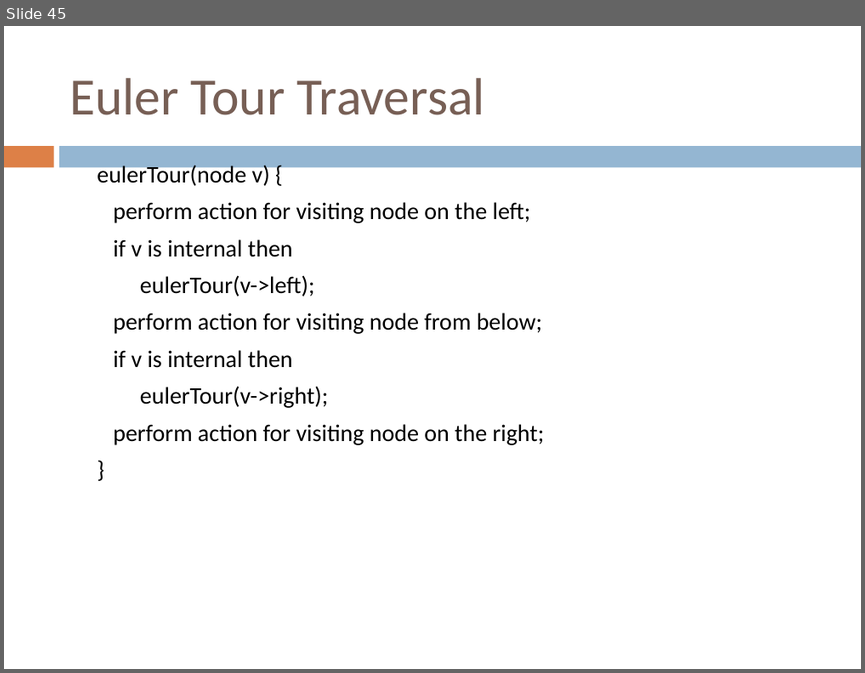
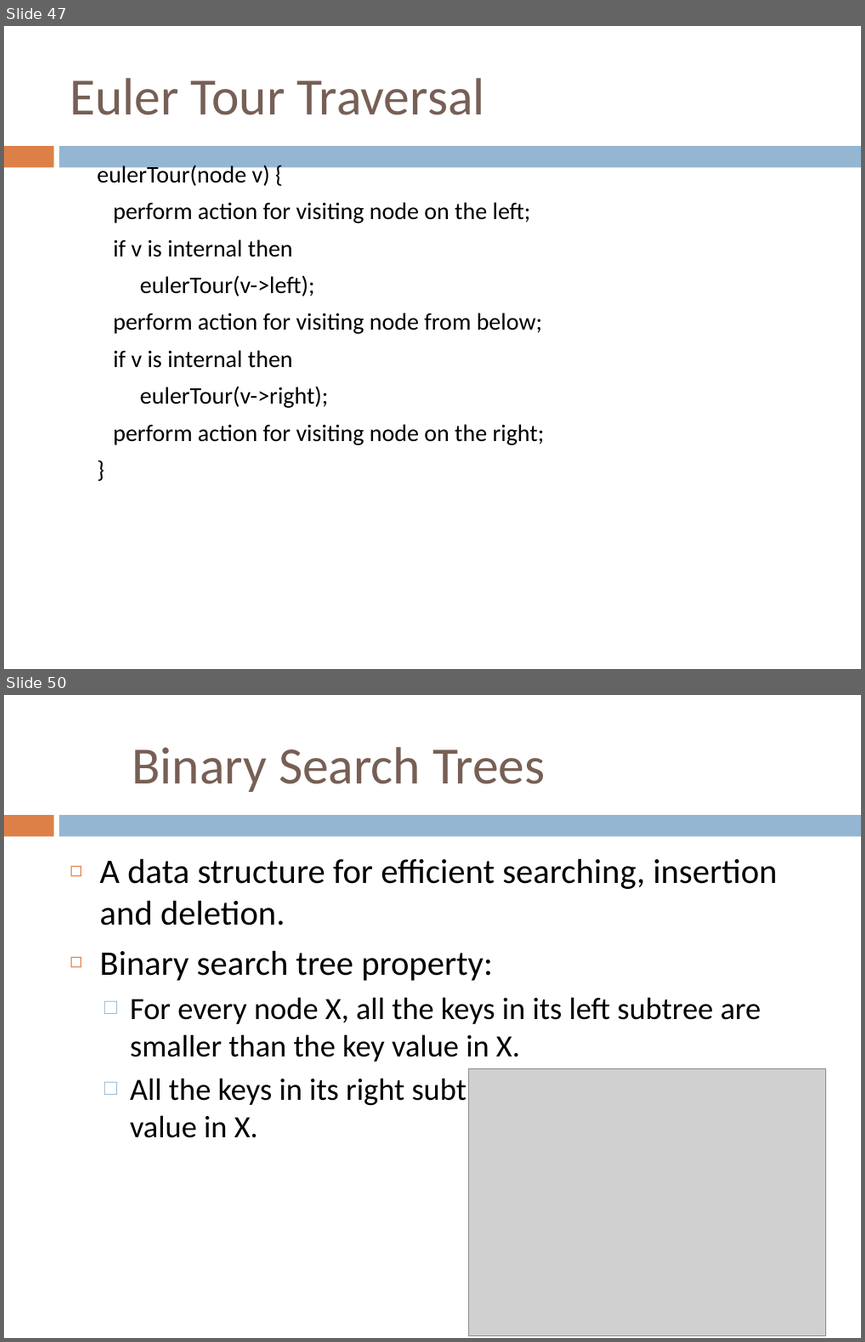
Before and after one commit to sundyCoder/CSK, a slide deck: 3@CSDS/PPT/4@tree.pptx. Shown one above the other, each under a label of ours: slide 45 before the commit, slides 47 and 50 after it; the slides between them are not shown. The pictures are 865x673 and 865x1342 pixels, drawn with LibreOffice and Linux fonts; fonts in the diff are those of the drawing; grey boxes stand for pictures. Boxes give left, top, right and bottom in pixels: in the first picture for what was removed or moved away, otherwise in the second. Text is boxed around its words. In the diff, an @@ line names an element or a change of style, - is before the commit and + after.

```diff
--- a/3@CSDS/PPT/4@tree.pptx
+++ b/3@CSDS/PPT/4@tree.pptx
@@ slide 50 added at <box>4,695,861,1338</box>, background #FFFFFF; not listed: 2 template elements that a slide beside it also shows @@
@@ title added at <box>132,747,545,792</box>, 44 pt, text #775F55 @@
+Binary Search Trees
@@ text added at <box>100,858,777,1138</box>, 26 pt, text #000000 @@
+◻ A data structure for efficient searching, insertion and deletion.
+◻ Binary search tree property:
+  □ For every node X, all the keys in its left subtree are smaller than the key value in X.
+  □ All the keys in its right subtree are larger than the key value in X.
@@ picture added at <box>468,1068,826,1336</box> @@
@@ what was slide 45 is now slide 47 @@
```
Also in this commit, not shown: 7 slides changed, 26 other slides added, 9 other files.
